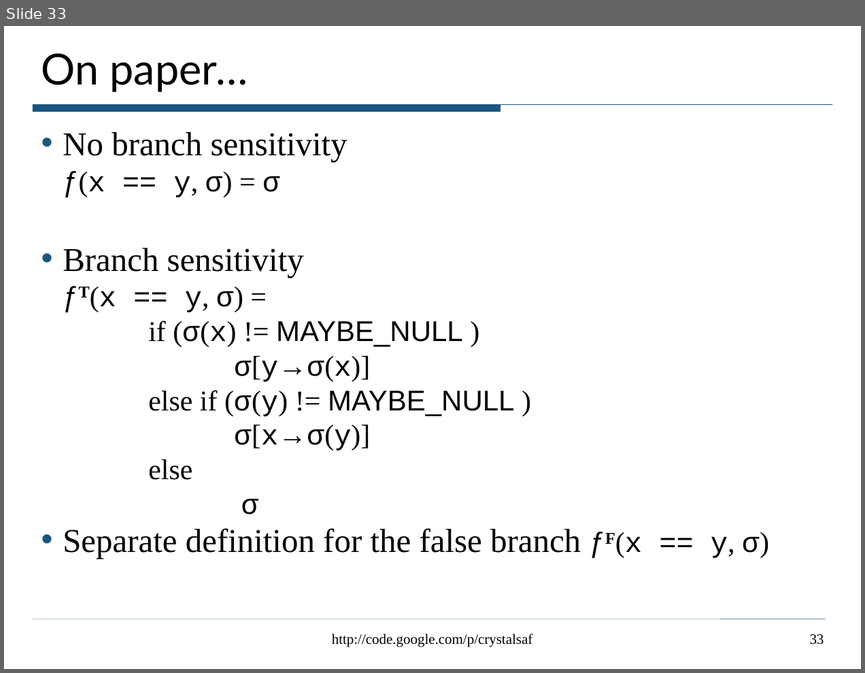
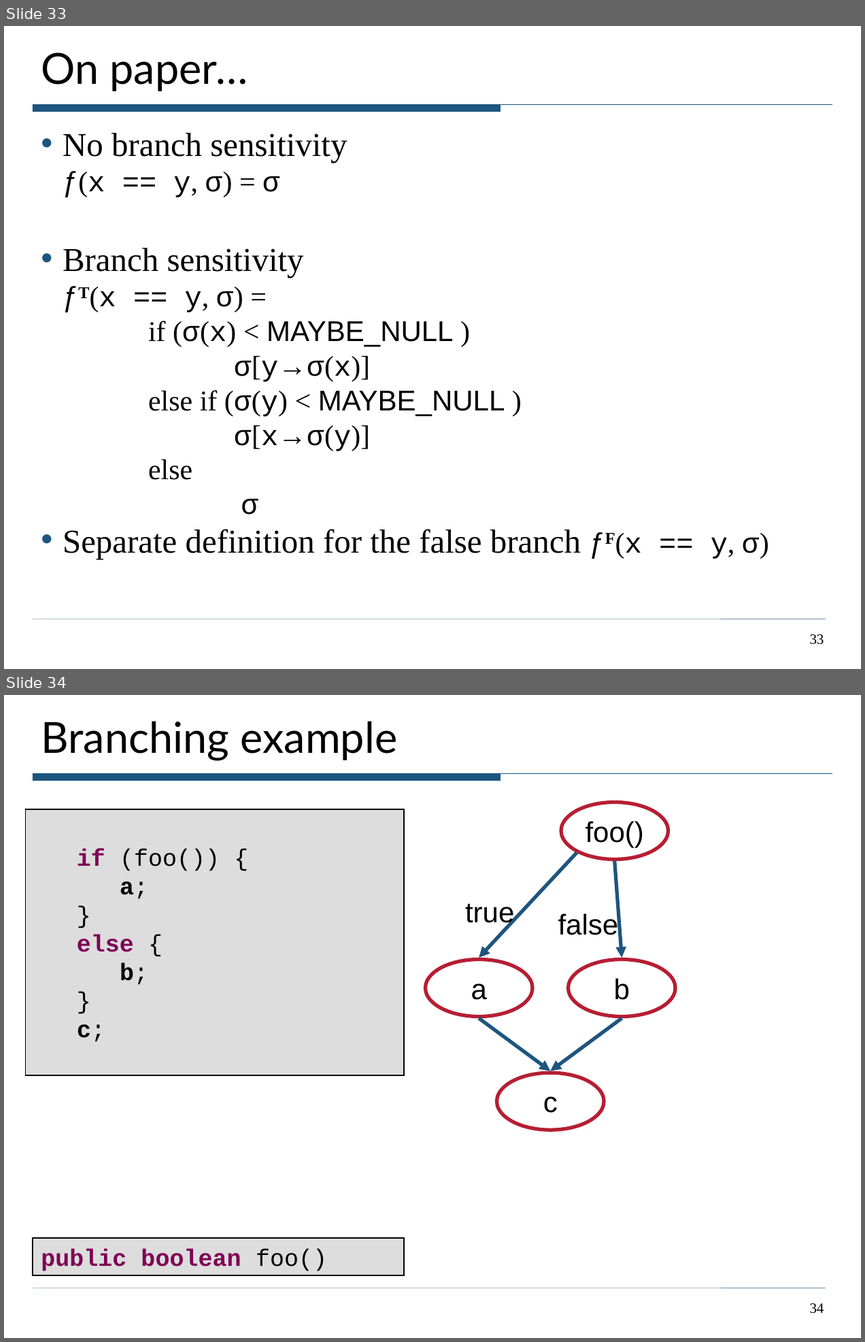
Before and after one commit to ciera/crystalsaf, a slide deck: TutorialExamples/CrystalTutorial.ppt. Shown one above the other, each under a label of ours: slide 33 before the commit, slides 33 and 34 after it. The pictures are 865x673 and 865x1342 pixels, drawn with LibreOffice and Linux fonts; fonts in the diff are those of the drawing. Boxes give left, top, right and bottom in pixels: in the first picture for what was removed or moved away, otherwise in the second. Text is boxed around its words. In the diff, an @@ line names an element or a change of style, - is before the commit and + after.

```diff
--- a/TutorialExamples/CrystalTutorial.ppt
+++ b/TutorialExamples/CrystalTutorial.ppt
@@ slide 34 added at box(4, 695, 861, 1338), background #FFFFFF; not listed: 2 template elements that a slide beside it also shows @@
@@ title added at box(41, 721, 398, 761), 36 pt, text #000000 @@
+Branching example
@@ rectangle added at box(26, 809, 404, 1074), fill #DDDDDD, outline #000000 0.74 pt, 20 pt, text #000000 @@
+if (foo()) {
+a;
+}
+else {
+b;
+}
+c;
@@ ellipse added at box(561, 802, 668, 860), outline #B61E33 3 pt, 24 pt, text #000000 @@
+foo()
@@ arrow added from (577, 853) to (479, 957), #1E557E 3 pt @@
@@ arrow added from (614, 861) to (621, 957), #1E557E 3 pt @@
@@ text added at box(465, 903, 514, 928), 24 pt, text #000000 @@
+true
@@ text added at box(558, 912, 619, 940), 24 pt, text #000000 @@
+false
@@ ellipse added at box(426, 959, 532, 1016), outline #B61E33 3 pt, 24 pt, text #000000 @@
+a
@@ ellipse added at box(568, 959, 675, 1016), outline #B61E33 3 pt, 24 pt, text #000000 @@
+b
@@ arrow added from (479, 1018) to (551, 1071), #1E557E 3 pt @@
@@ arrow added from (621, 1018) to (550, 1071), #1E557E 3 pt @@
@@ ellipse added at box(496, 1073, 604, 1130), outline #B61E33 3 pt, 24 pt, text #000000 @@
+c
@@ rectangle added at box(33, 1238, 403, 1275), fill #DDDDDD, outline #000000 0.74 pt, 20 pt, text #7F0055, bold @@
+public boolean foo()
@@ page number added at box(810, 1303, 824, 1313), 12 pt, text #000000 @@
+34
@@ slide 33 changed as well @@
@@ text at box(148, 320, 453, 347): text changed @@
-if (σ(x) != MAYBE_NULL )
+if (σ(x) < MAYBE_NULL )
@@ text at box(148, 390, 505, 416): text changed @@
-else if (σ(y) != MAYBE_NULL )
+else if (σ(y) < MAYBE_NULL )
@@ text removed at box(332, 633, 533, 647) @@
-http://code.google.com/p/crystalsaf
```
Also in this commit, not shown: 35 other slides changed, 1 other slide added.
